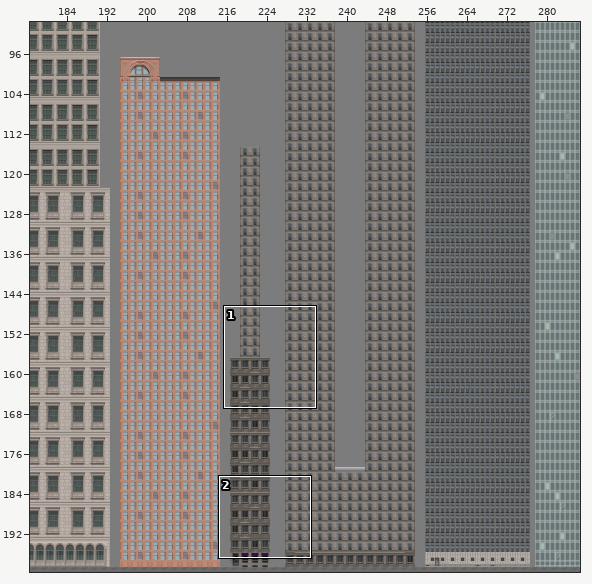
Tiled map (JSON), stored at City.tmj. The picture above shows the old version from afar; the outline marks the close-up.
Close-up. Before the edit:
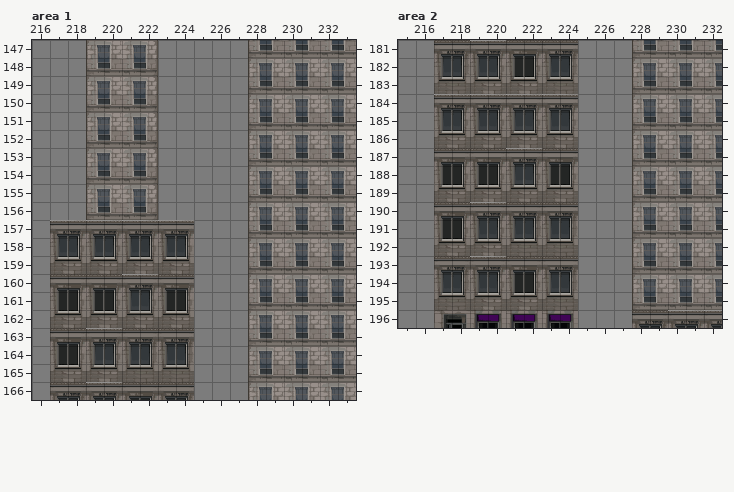
Cells are 32x32 px. Shown: area 1 x 216..233, y 147..166; area 2 x 215..232, y 181..196. The commit also changed other parts of the map, which this record leaves out.
Now the later version:
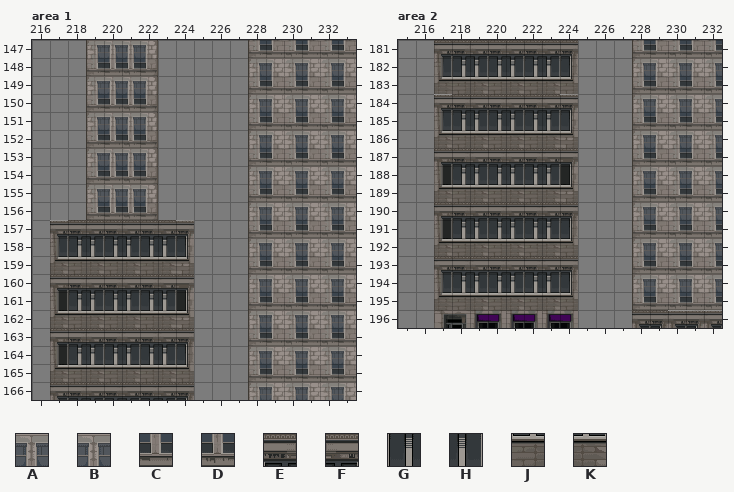
Key: from "CityTilesMain2": A 166, B 167, C 182, D 183, E 438, F 439, G 454, H 455, J 470, K 471.
_ is an empty cell.
The exact change:
Changed rows in their new state; . is an unchanged cell.
Layer "City Overlay", area 1:
first column x 218:
147 ..AB..
148 ..CD..
149 ..AB..
150 ..CD..
151 ..AB..
152 ..CD..
153 ..AB..
154 ..CD..
155 ..AB..
156 ..CD..
157 EFEFEF
158 GHGHGH
159 JKJKJK
160 EFEFEF
161 GHGHGH
162 JKJKJK
163 EFEFEF
164 GHGHGH
165 JKJKJK
166 EFEFEF
Layer "City Overlay", area 2:
first column x 218:
181 EFEFEF
182 GHGHGH
183 JKJKJK
184 EFEFEF
185 GHGHGH
186 JKJKJK
187 EFEFEF
188 GHGHGH
189 JKJKJK
190 EFEFEF
191 GHGHGH
192 JKJKJK
193 EFEFEF
194 GHGHGH
195 JKJKJK
Boxes around the changes in both close-ups, in picture pixels (x1, y1, x2, y2):
added: (68, 41, 176, 400)
added: (452, 40, 560, 310)
